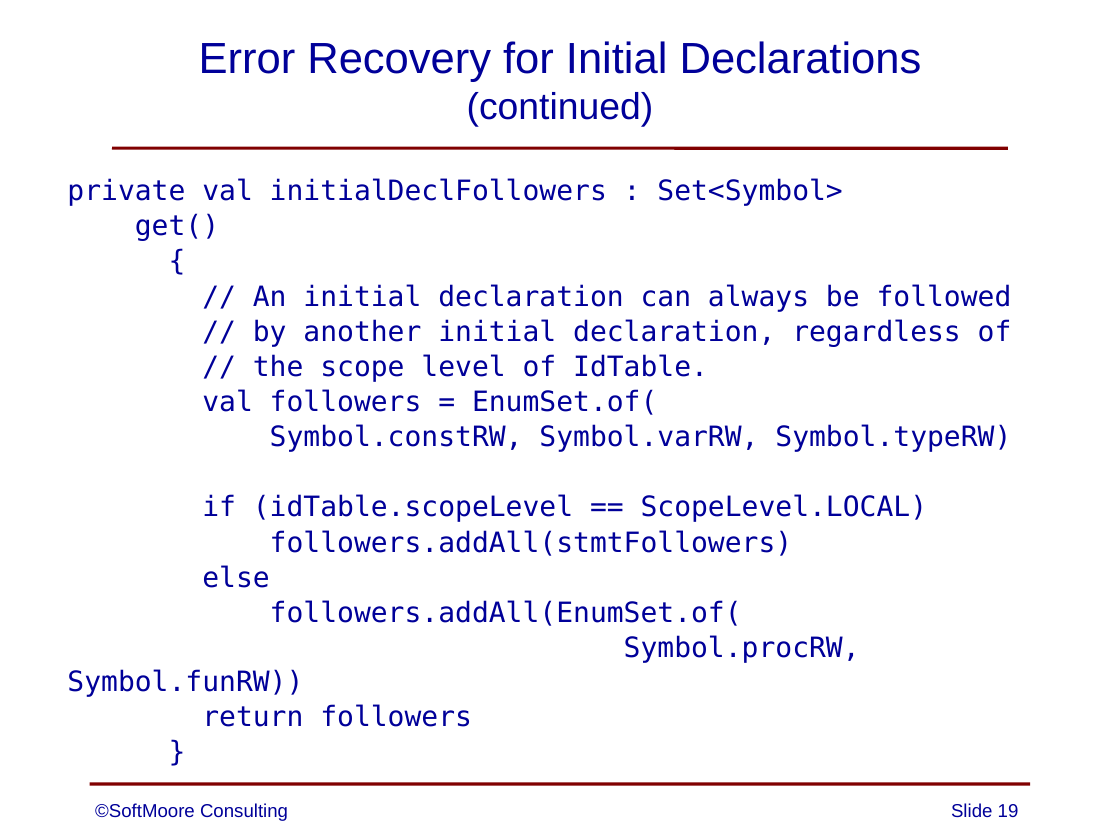
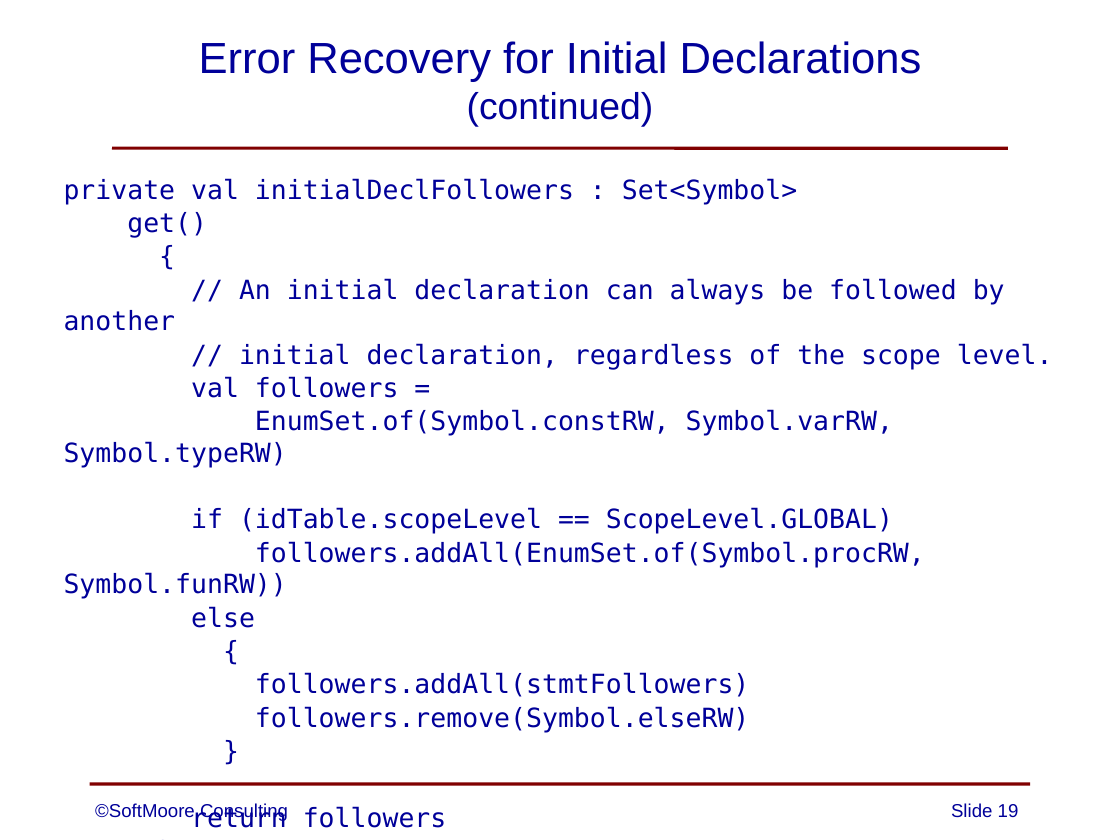
Before and after one commit to SoftMoore/CPRL-Kt-2nd, a slide deck: slide 19 of PowerPoints/07 - Error Handling.pptx. Drawn at 1120x840 pixels with LibreOffice and Linux fonts; fonts in the diff are those of the drawing. Boxes give left, top, right and bottom in pixels: in the first picture for what was removed or moved away, otherwise in the second. Text is boxed around its words. In the diff, an @@ line names an element or a change of style, - is before the commit and + after.

```diff
--- a/PowerPoints/07 - Error Handling.pptx
+++ b/PowerPoints/07 - Error Handling.pptx
@@ text at [64, 178, 797, 697]: size 18 to 17 pt in "private val initialDeclFollowers : Set<Symbol>", "get()", "{", "followers.addAll(stmtFollowers)" and 2 more places @@
@@ text at [64, 278, 1053, 628]: text changed; size 18 to 17 pt @@
-// An initial declaration can always be followed
-// by another initial declaration, regardless of
-// the scope level of IdTable.
-val followers = EnumSet.of(
-Symbol.constRW, Symbol.varRW, Symbol.typeRW)
-if (idTable.scopeLevel == ScopeLevel.LOCAL)
+// An initial declaration can always be followed by another
+// initial declaration, regardless of the scope level.
+val followers =
+EnumSet.of(Symbol.constRW, Symbol.varRW, Symbol.typeRW)
+if (idTable.scopeLevel == ScopeLevel.GLOBAL)
+followers.addAll(EnumSet.of(Symbol.procRW, Symbol.funRW))
+else
+{
@@ text at [255, 706, 749, 733]: text changed; size 18 to 17 pt @@
-else
-followers.addAll(EnumSet.of(
-Symbol.procRW, Symbol.funRW))
+followers.remove(Symbol.elseRW)
+}
```
Also in this commit, not shown: 8 other slides changed.
